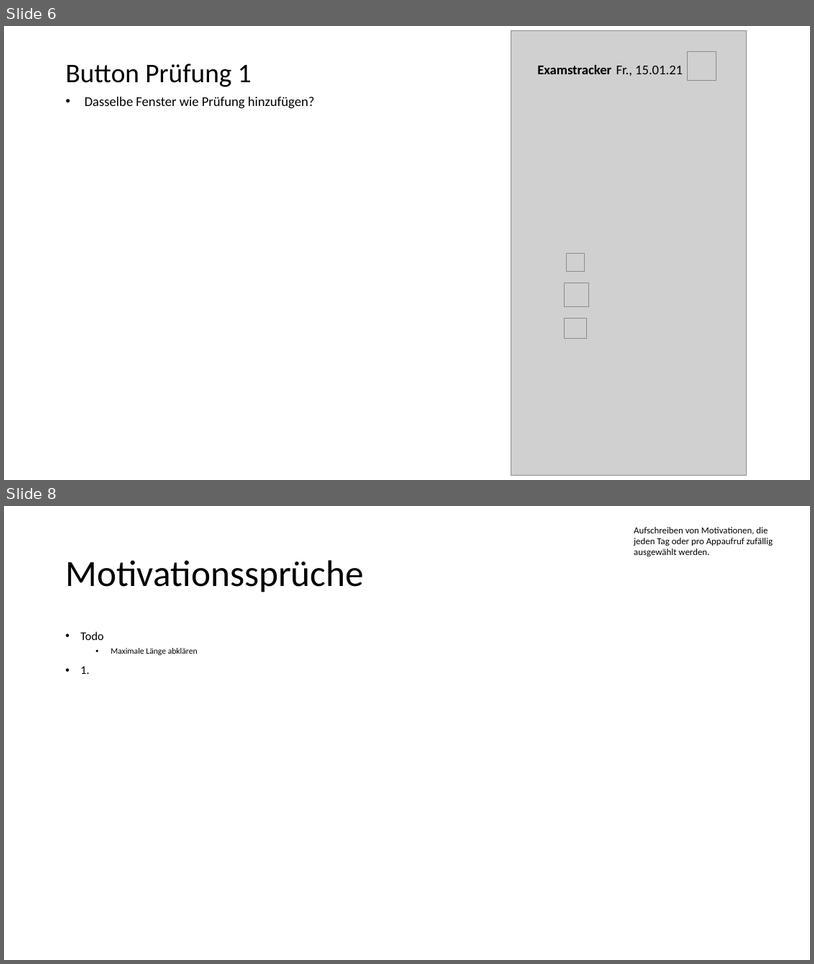
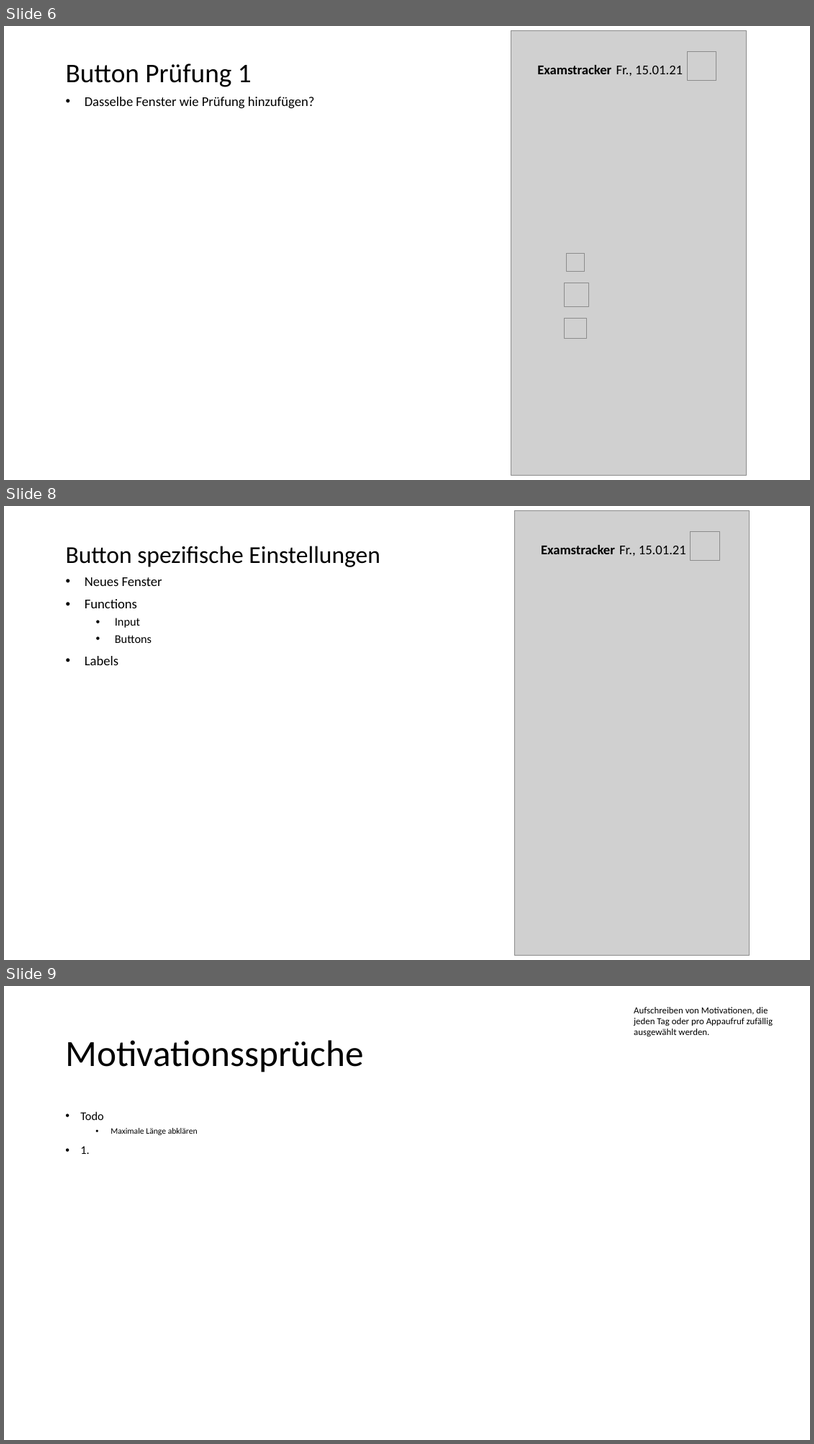
Before and after one commit to felixmeyjr/ExamTrackerAndMore, a slide deck: Design plan.pptx. Shown one above the other, each under a label of ours: slides 6 and 8 before the commit, slides 6, 8 and 9 after it; the slides between them are not shown. The pictures are 814x964 and 814x1444 pixels, drawn with LibreOffice and Linux fonts; fonts in the diff are those of the drawing; grey boxes stand for pictures. Boxes give left, top, right and bottom in pixels: in the first picture for what was removed or moved away, otherwise in the second. Text is boxed around its words. In the diff, an @@ line names an element or a change of style, - is before the commit and + after.

Commit message:
Add Button spezifische Einstellungen in Main Page

```diff
--- a/Design plan.pptx
+++ b/Design plan.pptx
@@ slide 8 added at bbox=[4, 506, 810, 960], background #FFFFFF @@
@@ title added at bbox=[66, 546, 381, 567], 28.8 pt, text #000000 @@
+Button spezifische Einstellungen
@@ group added at bbox=[515, 511, 750, 955]: 2 pictures, 2 texts @@
+Examstracker
+Fr., 15.01.21
@@ text added at bbox=[85, 577, 162, 665], 16 pt, text #000000 @@
+• Neues Fenster
+• Functions
+  • Input
+  • Buttons
+• Labels
@@ what was slide 8 is now slide 9 @@
```
Also in this commit, not shown: 3 slides changed.
